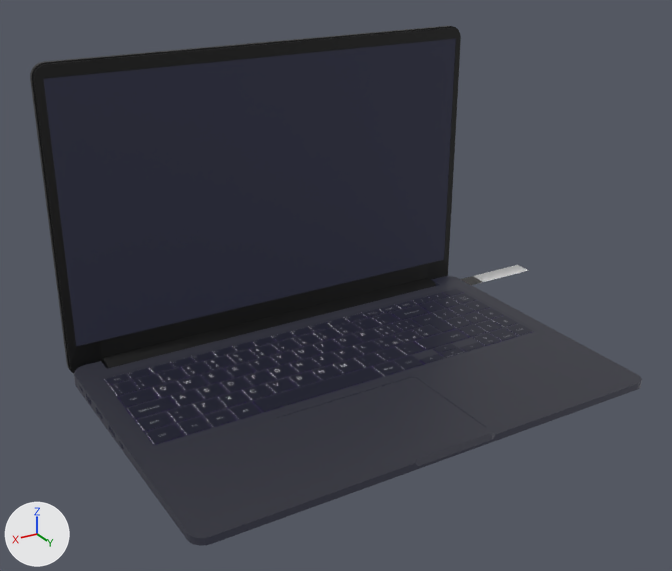
One commit to the glTF model public/laptop.glb: the scene before it, then after it.
Camera for both pictures: a 50 mm camera at (0.494, 0.619, 0.336) aimed at (0.183, 0.101, 0.077). The axes (+X, +Y, +Z) are drawn at lower left. The lights are the same throughout. Vertices at the same position are counted once.

Names of what the first picture shows: 'Laptop', 'Monitor', 'MonitorRotator', 'keyboard', 'keyboard.001'.
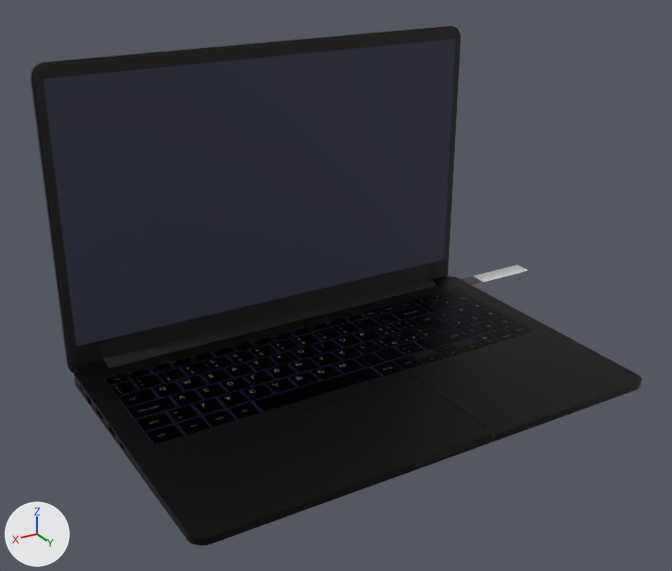
Edits to the bpy script that builds the scene:
```text
Change mat_keyboard_lights:
    remove mat_keyboard_lights.emission_color = (0.00955, 0.0104, 0.0219)  # black #191a29
    remove mat_keyboard_lights.emission_strength = 1.0
    mat_keyboard_lights.metallic: 0.0 -> 1.0
Change me_plane_004:
    where me_plane_004.from_pydata(...)  # 4776 vertices, 9156 faces; spans x 0.0..0.317, y -0.012..0.088, z 0.003
    used by ob_keyboard; location = (0.0163, 0.04, 0.007)
    me_plane_004 part 1: texture (UV) coordinates changed
```

Location of each change, [x1, y1, x2, y2] in pixels of the pictures (672 x 571 px):
'Laptop', surface changed, recoloured (grey to black): [74, 276, 642, 546] in both
'keyboard', surface changed, recoloured: [105, 289, 533, 445] in both
